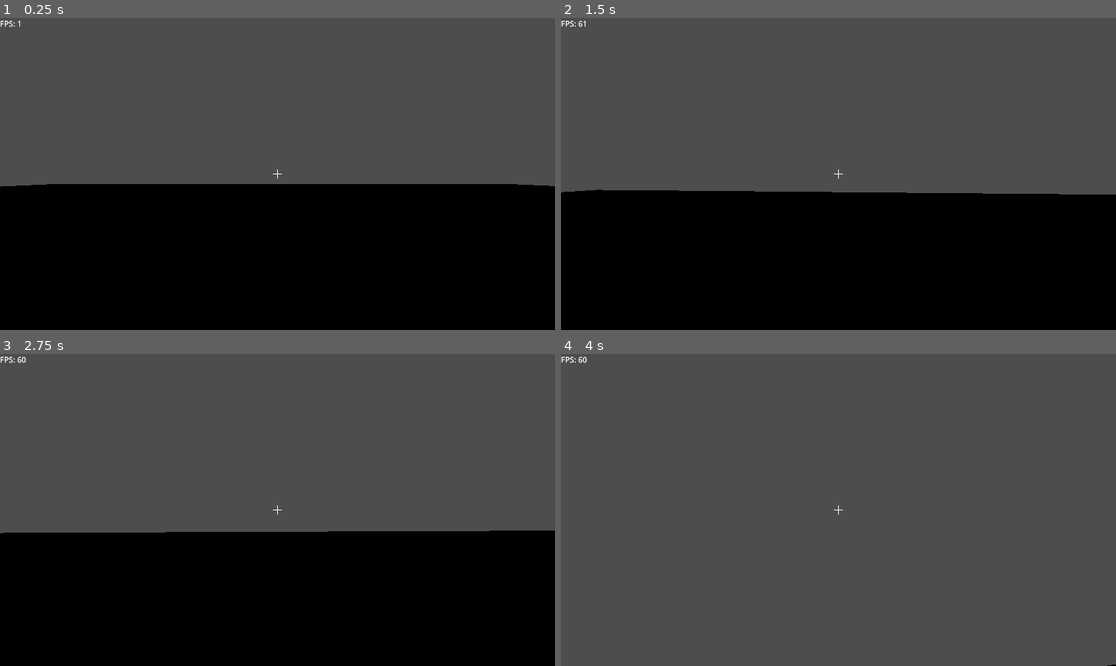
Above: before the commit, frames 1-4 (two rows, left to right).
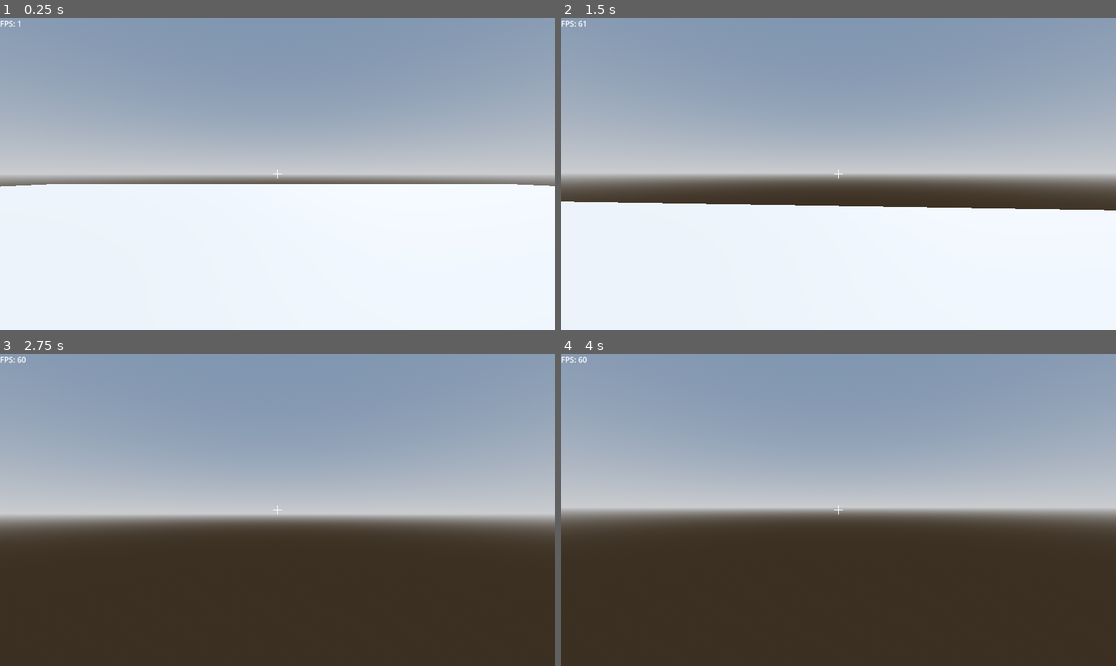
Above: after the commit, the same moments.

Repository: YouthHalo/Fast-Boomer-Shooter
Game: Godot game, scene res://scenes/main_world.tscn
Two runs of this game, one before a commit and one after it. Both use one fixed random seed, a clock stepped at 60 frames per second and the inputs below.
Inputs (mouse positions are in pixels of both pictures, inside the frame that each line leads up to):
- Up to frame 1 (0.25 s): no input
- Up to frame 2 (1.5 s): move the mouse to (866, 174) at 0.52 s; hold W (forward) from 0.53 s (still down); tap Shift (dash, bound only after the commit) at 0.6, 1.35 s; tap Space (jump) at 0.77 s; move the mouse to (810, 174) at 1.27 s
- Up to frame 3 (2.75 s): keep holding W (forward); tap Space (jump) at 1.52 s; move the mouse to (288, 503) at 2.02 s; tap Shift (dash, bound only after the commit) at 2.1 s
- Up to frame 4 (4 s): keep holding W (forward); tap Enter at 2.75 s; move the mouse to (832, 516) at 2.77 s; tap Shift (dash, bound only after the commit) at 2.85, 3.6 s; tap Space (jump) at 3.02, 3.77 s; move the mouse to (877, 513) at 3.52 s

The runs differ from the first frame. In frame 1, 100% of the frame differs, in the area x 0-100%, y 0-100%; in frame 2, 98%; in frame 3, 98%; in frame 4, 97%.

Commit message:
trying out dash mechanics

Diff:
--- a/project.godot
+++ b/project.godot
@@ -49,10 +49,11 @@
 }
 slide={
 "deadzone": 0.2,
+"events": [Object(InputEventKey,"resource_local_to_scene":false,"resource_name":"","device":-1,"window_id":0,"alt_pressed":false,"shift_pressed":false,"ctrl_pressed":false,"meta_pressed":false,"pressed":false,"keycode":0,"physical_keycode":67,"key_label":0,"unicode":99,"location":0,"echo":false,"script":null)
+]
+}
+dash={
+"deadzone": 0.2,
 "events": [Object(InputEventKey,"resource_local_to_scene":false,"resource_name":"","device":-1,"window_id":0,"alt_press …(195 unchanged characters)…
 ]
 }
-
-[rendering]
-
-renderer/rendering_method="mobile"
--- a/scenes/main_world.tscn
+++ b/scenes/main_world.tscn
@@ -1,12 +1,32 @@
-[gd_scene load_steps=4 format=3 uid="uid://cv72v1nlu10ia"]
+[gd_scene load_steps=7 format=3 uid="uid://cv72v1nlu10ia"]
 
 [ext_resource type="PackedScene" uid="uid://bgav01dmub54l" path="res://scenes/player.tscn" id="1_6x5uh"]
 [ext_resource type="PackedScene" uid="uid://cnflbaff401hk" path="res://scenes/in_game_ui.tscn" id="2_tt5ry"]
 
+[sub_resource type="ProceduralSkyMaterial" id="ProceduralSkyMaterial_tt5ry"]
+sky_horizon_color = Color(0.662243, 0.671743, 0.686743, 1)
+ground_horizon_color = Color(0.662243, 0.671743, 0.686743, 1)
+
+[sub_resource type="Sky" id="Sky_wjoj8"]
+sky_material = SubResource("ProceduralSkyMaterial_tt5ry")
+
+[sub_resource type="Environment" id="Environment_bdp8l"]
+background_mode = 2
+sky = SubResource("Sky_wjoj8")
+tonemap_mode = 2
+glow_enabled = true
+
 [sub_resource type="BoxShape3D" id="BoxShape3D_tt5ry"]
-size = Vector3(10, 1, 10)
+size = Vector3(100, 1, 100)
 
 [node name="Main World" type="Node3D"]
+
+[node name="WorldEnvironment" type="WorldEnvironment" parent="."]
+environment = SubResource("Environment_bdp8l")
+
+[node name="DirectionalLight3D" type="DirectionalLight3D" parent="."]
+transform = Transform3D(-0.866023, -0.433016, 0.250001, 0, 0.499998, 0.866027, -0.500003, 0.749999, -0.43301, 0, 0, 0)
+shadow_enabled = true
 
 [node name="StaticBody3D" type="StaticBody3D" parent="."]
 
@@ -15,7 +35,7 @@
 size = Vector3(10, 3, 10)
 
 [node name="CollisionShape3D" type="CollisionShape3D" parent="StaticBody3D"]
-transform = Transform3D(10, 0, 0, 0, 1, 0, 0, 0, 10, 4.5, 0, 4.5)
+transform = Transform3D(1, 0, 0, 0, 1, 0, 0, 0, 1, 4.5, 0, 4.5)
 shape = SubResource("BoxShape3D_tt5ry")
 
 [node name="Player" parent="." instance=ExtResource("1_6x5uh")]
--- a/scripts/player.gd
+++ b/scripts/player.gd
@@ -1,6 +1,5 @@
 extends CharacterBody3D
 
-#@onready var gunRay = $Head/Camera3d/RayCast3d as RayCast3D
 @onready var Cam = $Camera3D as Camera3D
 var mouse_sens = 600
 var mouse_relative_x = 0
@@ -11,23 +10,24 @@
 @export var max_air_jumps = 1
 var air_jumps = 1
 
+const DASH_SPEED = 60.0
+const DASH_TIME = 0.15
+var dash_timer = 0.0
+var dash_velocity = Vector3.ZERO
 
-# Get the gravity from the project settings to be synced with RigidBody nodes.
 var gravity = ProjectSettings.get_setting("physics/3d/default_gravity") * 2
 
 func _ready():
-	#Captures mouse and stops rgun from hitting yourself
-	#gunRay.add_exception(self)
 	Input.mouse_mode = Input.MOUSE_MODE_CAPTURED
 
 func _physics_process(delta):
-	# Add the gravity.
+	# Add gravity
 	if not is_on_floor():
 		velocity.y -= gravity * delta
 	elif is_on_floor() and air_jumps < max_air_jumps:
 		air_jumps = 2
 
-	# Handle Jump.
+	# Handle Jump
 	if Input.is_action_just_pressed("jump") and air_jumps > 0:
 		if not is_on_floor():
 			velocity.y = JUMP_VELOCITY * 0.8
@@ -35,23 +35,37 @@
 		elif is_on_floor():
 			velocity.y = JUMP_VELOCITY
 
-	# Handle Shooting
-	#if Input.is_action_just_pressed("Shoot"):
-	#	shoot()
-	# Get the input direction and handle the movement/deceleration.
+	# Movement Input
 	var input_dir = Input.get_vector("left", "right", "forward", "backward")
 	var direction = (transform.basis * Vector3(input_dir.x, 0, input_dir.y)).normalized()
+
+	# Dash input
+	if Input.is_action_just_pressed("dash") and dash_timer <= 0.0:
+		var dash_dir = direction
+		if dash_dir == Vector3.ZERO:
+			dash_dir = -transform.basis.z.normalized()
+		dash_velocity = dash_dir * DASH_SPEED
+		dash_timer = DASH_TIME
+
+	# Apply dash if active
+	if dash_timer > 0.0:
+		dash_timer -= delta
+		velocity.x = dash_velocity.x
+		velocity.z = dash_velocity.z
+	else:
+		# Regular movement
+		if direction:
+			velocity.x = direction.x * SPEED
+			velocity.z = direction.z * SPEED
+		else:
+			velocity.x = move_toward(velocity.x, 0, SPEED)
+			velocity.z = move_toward(velocity.z, 0, SPEED)
+
+	# Smooth camera tilt
 	if input_dir.x != 0:
 		Cam.rotation.z = Cam.rotation.z + (-input_dir.x * 0.1 - Cam.rotation.z) * 0.1
 	else:
 		Cam.rotation.z = Cam.rotation.z + (0 - Cam.rotation.z) * 0.1
-
-	if direction:
-		velocity.x = direction.x * SPEED
-		velocity.z = direction.z * SPEED
-	else:
-		velocity.x = move_toward(velocity.x, 0, SPEED)
-		velocity.z = move_toward(velocity.z, 0, SPEED)
 
 	move_and_slide()
 
@@ -59,20 +73,6 @@
 	if event is InputEventMouseMotion:
 		rotation.y -= event.relative.x / mouse_sens
 		Cam.rotation.x -= event.relative.y / mouse_sens
-		Cam.rotation.x = clamp(Cam.rotation.x, deg_to_rad(-90), deg_to_rad(90) )
+		Cam.rotation.x = clamp(Cam.rotation.x, deg_to_rad(-90), deg_to_rad(90))
 		mouse_relative_x = clamp(event.relative.x, -50, 50)
 		mouse_relative_y = clamp(event.relative.y, -50, 10)
-
-
-"""
-func shoot():
-	if not gunRay.is_colliding():
-		return
-	var bulletInst = _bullet_scene.instantiate() as Node3D
-	bulletInst.set_as_top_level(true)
-	get_parent().add_child(bulletInst)
-	bulletInst.global_transform.origin = gunRay.get_collision_point() as Vector3
-	bulletInst.look_at((gunRay.get_collision_point()+gunRay.get_collision_normal()),Vector3.BACK)
-	print(gunRay.get_collision_point())
-	print(gunRay.get_collision_point()+gunRay.get_collision_normal())
-"""
